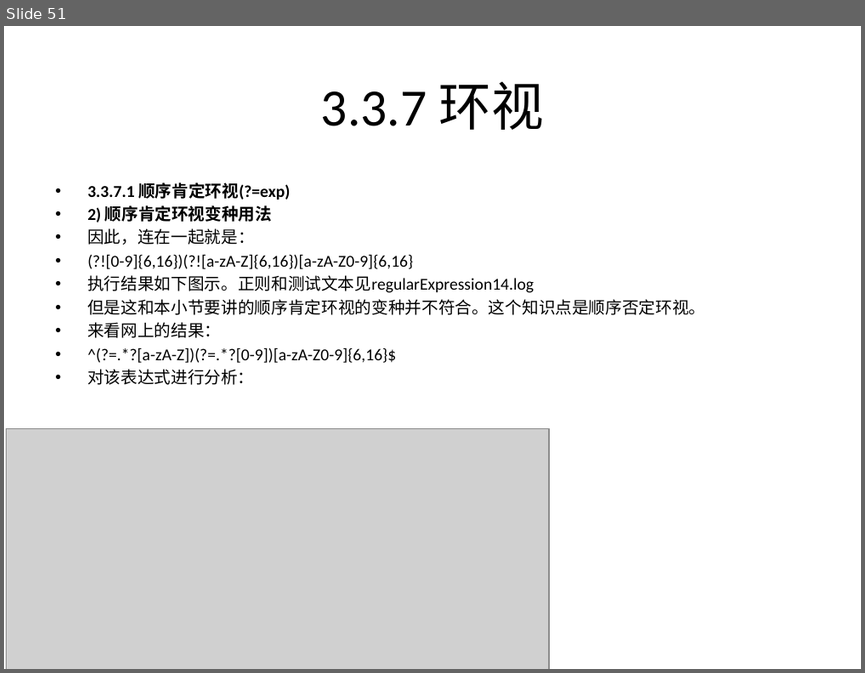
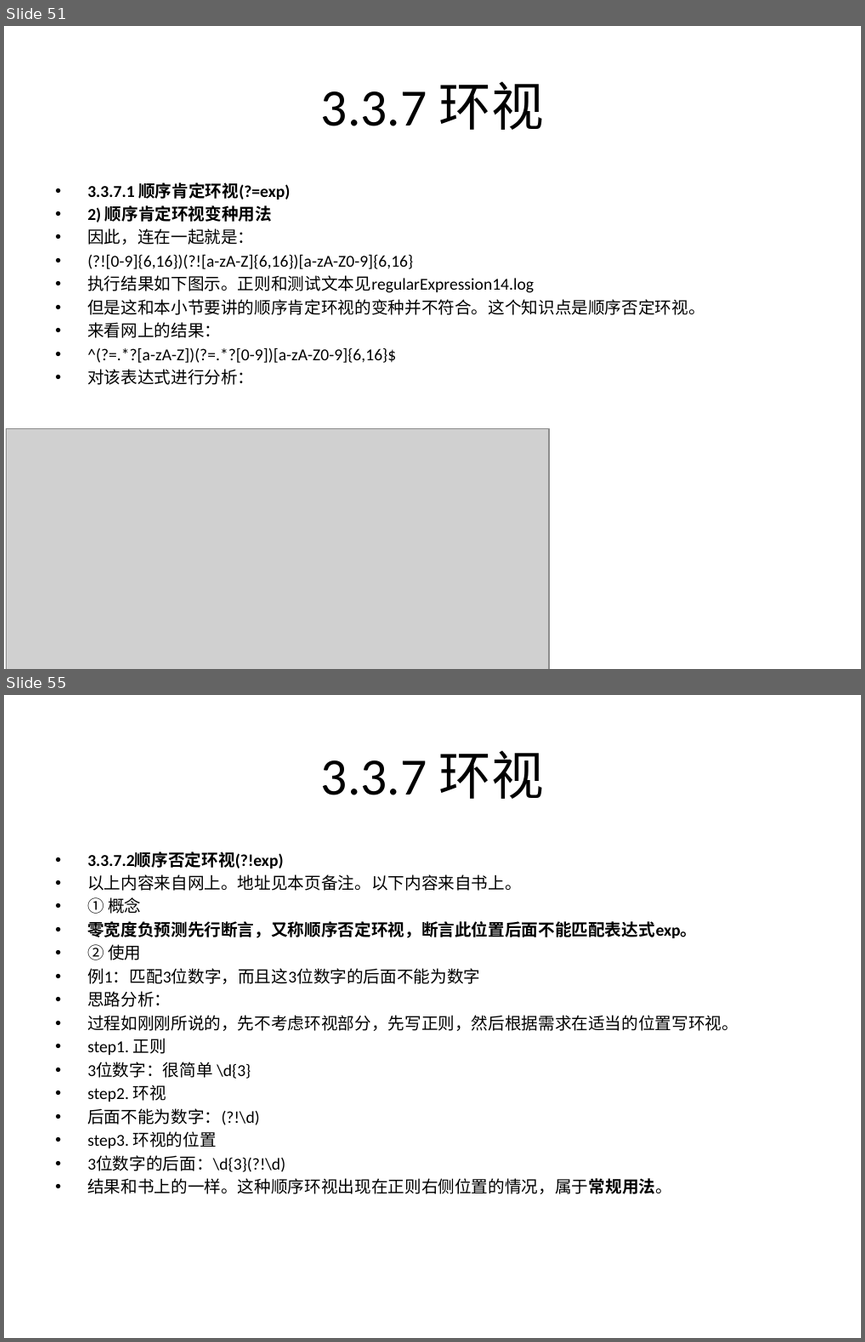
Before and after one commit to rayallen20/regularExpressions, a slide deck: 《PHP核心技术与最佳实践》第3章--正则表达式基础与应用/3.3 正则表达式匹配规则.pptx. Shown one above the other, each under a label of ours: slide 51 before the commit, slides 51 and 55 after it; the slides between them are not shown. The pictures are 865x673 and 865x1342 pixels, drawn with LibreOffice and Linux fonts; fonts in the diff are those of the drawing; grey boxes stand for pictures. Boxes give left, top, right and bottom in pixels: in the first picture for what was removed or moved away, otherwise in the second. Text is boxed around its words. In the diff, an @@ line names an element or a change of style, - is before the commit and + after.

Commit message:
忘了学到哪了 先将全部内容提交

```diff
--- a/《PHP核心技术与最佳实践》第3章--正则表达式基础与应用/3.3 正则表达式匹配规则.pptx
+++ b/《PHP核心技术与最佳实践》第3章--正则表达式基础与应用/3.3 正则表达式匹配规则.pptx
@@ slide 55 added at [4,695,861,1338], background #FFFFFF @@
@@ title added at [321,750,544,799], 44 pt, text #000000 @@
+3.3.7 环视
@@ text added at [87,851,738,1194], 14 pt, text #000000 @@
+• 3.3.7.2顺序否定环视(?!exp)
+• 以上内容来自网上。地址见本页备注。以下内容来自书上。
+• ① 概念
+• 零宽度负预测先行断言，又称顺序否定环视，断言此位置后面不能匹配表达式exp。
+• ② 使用
+• 例1：匹配3位数字，而且这3位数字的后面不能为数字
+• 思路分析：
+• 过程如刚刚所说的，先不考虑环视部分，先写正则，然后根据需求在适当的位置写环视。
+• step1. 正则
+• 3位数字：很简单 \d{3}
+• step2. 环视
+• 后面不能为数字：(?!\d)
+• step3. 环视的位置
+• 3位数字的后面：\d{3}(?!\d)
+• 结果和书上的一样。这种顺序环视出现在正则右侧位置的情况，属于常规用法。
```
Also in this commit, not shown: 3 slides changed, 2 other slides added.
